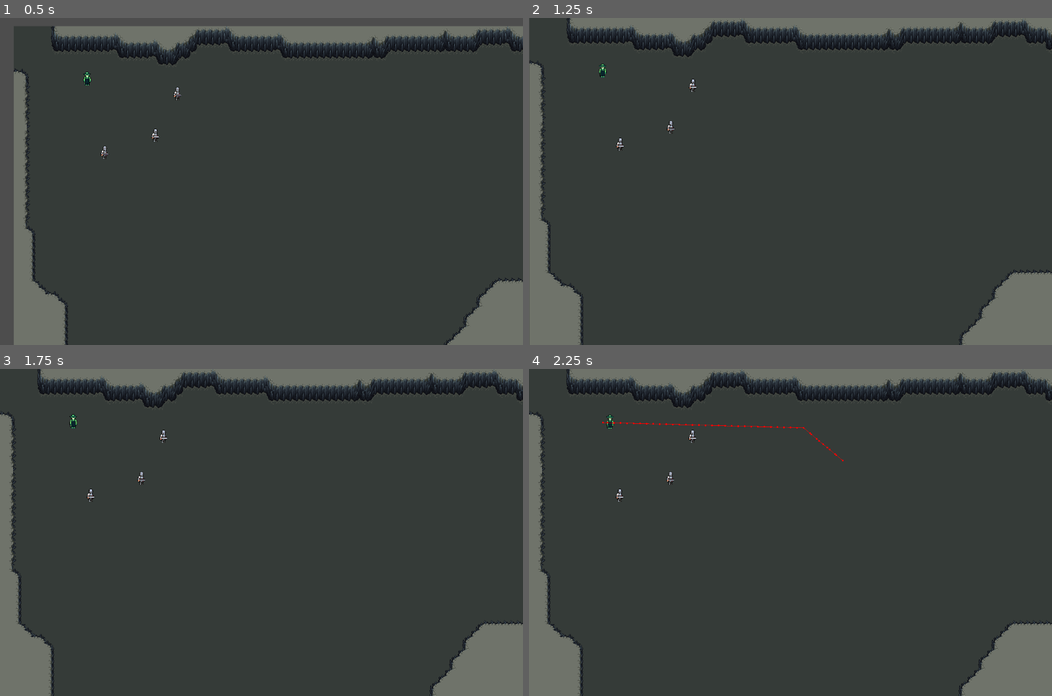
Above: before the commit, frames 1-4 (two rows, left to right).
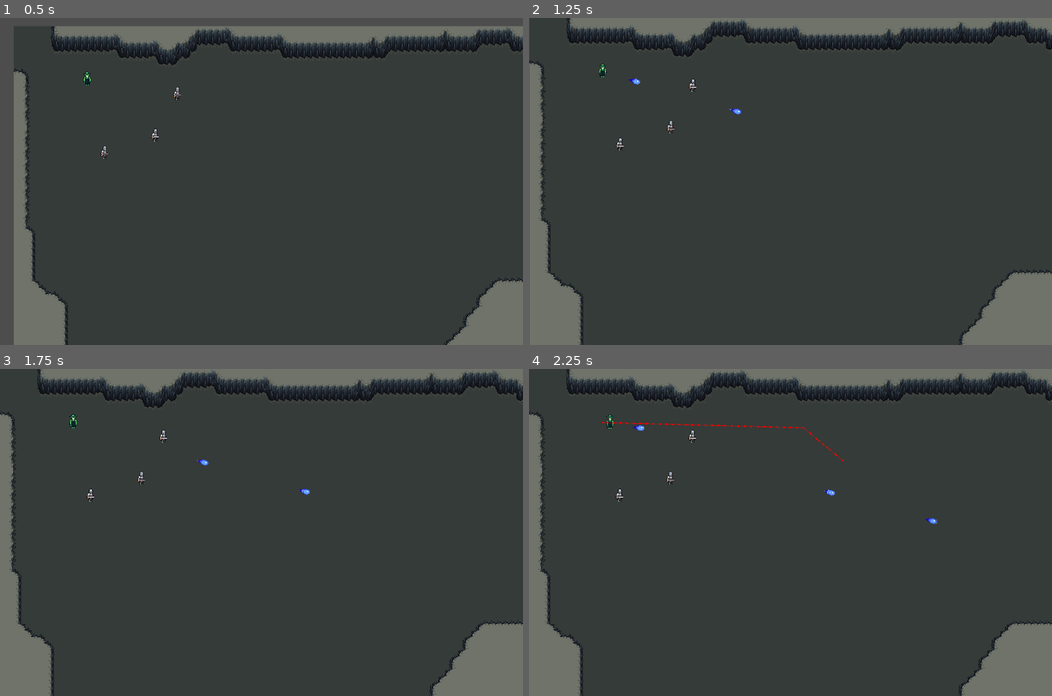
Above: after the commit, the same moments.

Repository: FictionalAroma/Firefly
Game: Godot game, scene res://Scenes/level.tscn
The game is run twice, just before and just after one commit, with the same random seed, the same clock (stepped at 60 frames per second) and the same inputs.
Inputs (mouse positions are in pixels of both pictures, inside the frame that each line leads up to):
- Up to frame 1 (0.5 s): no input
- Up to frame 2 (1.25 s): move the mouse to (905, 165) at 0.52 s; press the mouse at (905, 165) at 0.53 s
- Up to frame 3 (1.75 s): move the mouse to (156, 548) at 1.27 s; release the mouse at (156, 548) at 1.28 s; click (156, 548) at 1.35 s
- Up to frame 4 (2.25 s): move the mouse to (842, 460) at 2.02 s; press the mouse at (842, 460) at 2.03 s; right-click (842, 460) at 2.1 s

Frame 1 is identical in both runs. In frame 2, less than 0.1% of the frame differs, in the area x 18-41%, y 18-30%; in frame 3, less than 0.1%; in frame 4, less than 0.1%, in the area x 19-79%, y 17-48%.
Error before the commit: Cannot call method 'add_child' on a null value. (res://Scripts/Utils/NodePool.gd:54)

Commit message:
fixing node removal, added reload time to staff

Diff:
--- a/Scripts/GameObjects/BaseEnemy.gd
+++ b/Scripts/GameObjects/BaseEnemy.gd
@@ -3,7 +3,7 @@
 var currentHP = maxHP
 @onready var health_bar = $progressBar
 
-
+var stateContext: EnemyStateContext = EnemyStateContext.new()
 
 func hitbox_hit(area: Area2D):
 	var bullet := area as BasicBullet
--- a/Scripts/GameObjects/BasicBullet.gd
+++ b/Scripts/GameObjects/BasicBullet.gd
@@ -31,13 +31,15 @@
 		print("dead by time")
 		Remove()
 
-func onarea_entered(_area: Area2D):
+func onarea_entered(_area: Area2D) -> void:
 	Remove()
 
 
-func Remove():
+func Remove() -> void:
+	call_deferred("DifferedRemove")
+
+func DifferedRemove() -> void:
 	get_parent().remove_child(self)
 
-
-func HitPhysicalObject(_body:Node2D):
+func HitPhysicalObject(_body:Node2D)  -> void:
 	Remove()
--- a/Scripts/GameObjects/staff.gd
+++ b/Scripts/GameObjects/staff.gd
@@ -4,6 +4,8 @@
 @onready var fireballPool := NodePool.new(fireball_scene, 25)
 
 @export var fireball_scene : PackedScene
+@export var reloadTime: float = 0.5
+var timeToReload = reloadTime
 
 var spawnProjectileTargetNode: Node
 
@@ -11,6 +13,12 @@
 
 func _physics_process(_delta: float):
 	look_at(get_global_mouse_position())
+	timeToReload -= _delta
+
+func try_cast_fireball():
+	if timeToReload <= 0:
+		cast_fireball()
+		timeToReload = reloadTime
 
 func cast_fireball():
 	var click_position = get_global_mouse_position()
--- a/Scripts/Globals/Constants.gd
+++ b/Scripts/Globals/Constants.gd
@@ -1,3 +1,5 @@
+extends Node
+
 enum EnemyState {
 	NONE = 0, # null equivelent = means dont change
 	# not in the scene yet or not active on the map
--- a/Scripts/PlayerController.gd
+++ b/Scripts/PlayerController.gd
@@ -5,6 +5,10 @@
 @onready var staff : Staff = $staff
 
 # @export var bullet: PackedScene;
+
+func _ready():
+	staff.ownerOfProjectile = self
+	staff.spawnProjectileTargetNode = get_parent()
 
 var click_position := Vector2()
 var target_position := Vector2()
@@ -19,8 +23,10 @@
 		navigation_agent.target_position = click_position
 
 
-	if Input.is_action_just_pressed("attack-basic"):
-		staff.cast_fireball()
+	if Input.is_action_pressed("attack-basic"):
+		staff.try_cast_fireball()
+	elif Input.is_action_just_released("attack-basic"):
+		pass
 
 
 	if !navigation_agent.is_navigation_finished():
